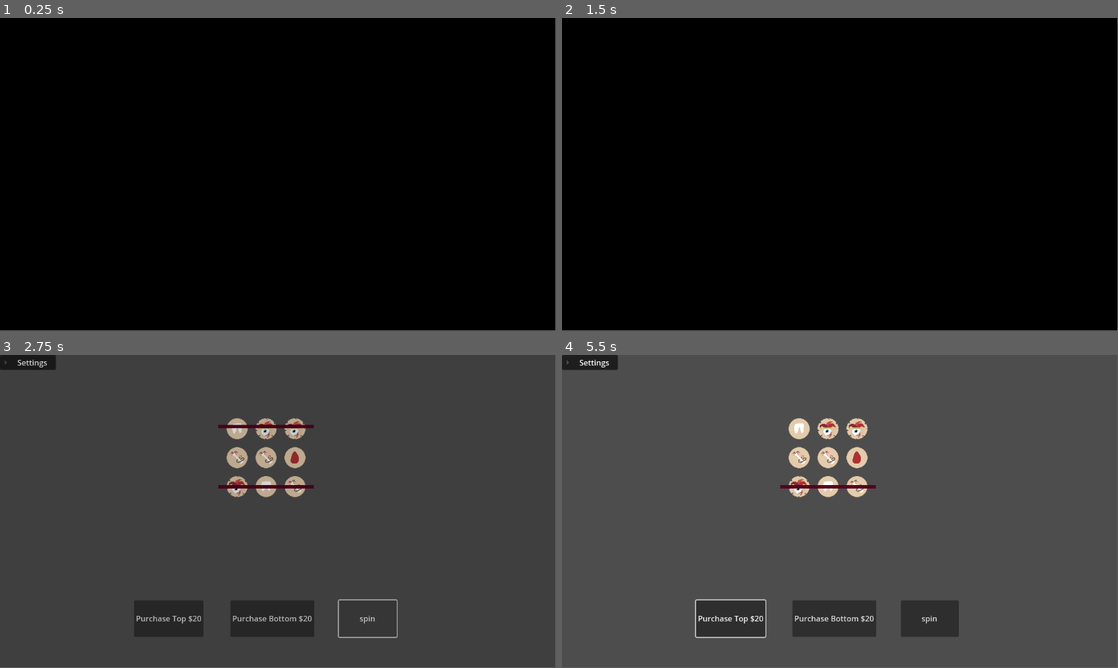
Above: before the commit, frames 1-4 (two rows, left to right).
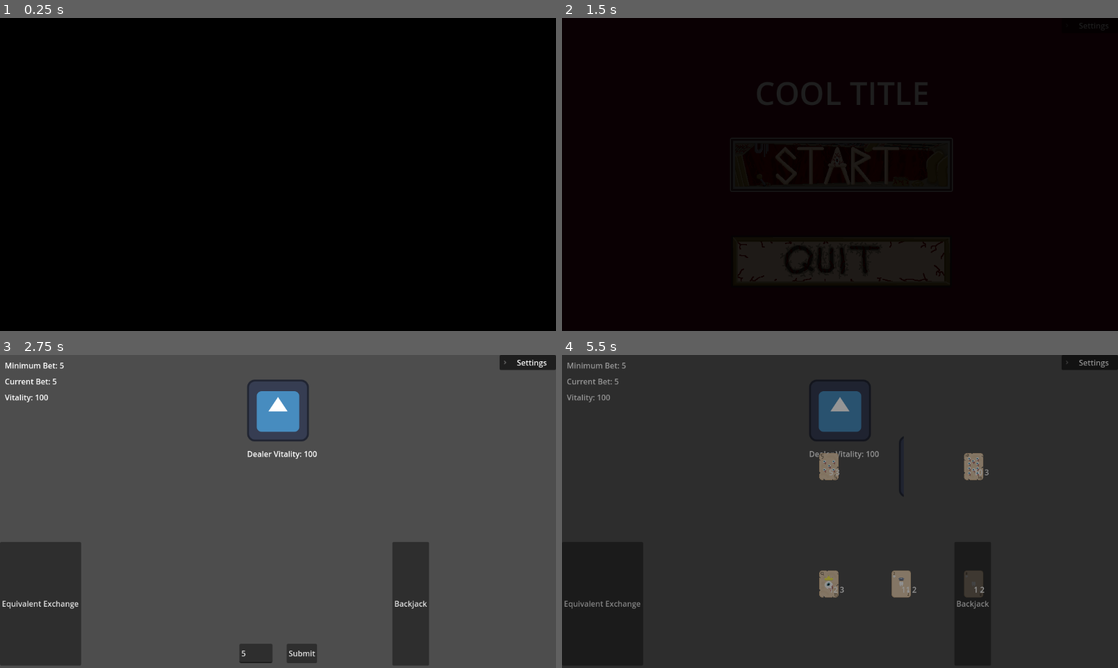
Above: after the commit, the same moments.

Repository: ZaneSoCool/GDaM-Mega-Collab-Fall-2025
Game: Godot game, scene res://Scenes/Menu.tscn
Same seed, same stepped clock (60 frames per second), same inputs: the game is played once before the commit and once after it. Before the commit the project starts from res://Scenes/SlotMachine.tscn. The engine's default icon, where the game draws it, is replaced by a stand-in: a white triangle on a blue panel in a dark square.
Inputs (mouse positions are in pixels of both pictures, inside the frame that each line leads up to):
- Up to frame 1 (0.25 s): no input
- Up to frame 2 (1.5 s): click (840, 165) at 0.52 s; click (840, 165) at 1.27 s
- Up to frame 3 (2.75 s): click (366, 617) at 2 s, where only the run before the commit has a clickable "spin"
- Up to frame 4 (5.5 s): click (862, 652) at 2.75 s, where only the run after the commit has a clickable "Submit"; click (784, 652) at 3.5 s, where only the run after the commit has a clickable "Hit"; click (728, 617) at 4.25 s, where only the run before the commit has a clickable "Purchase Top $20"; click (817, 652) at 5 s, where only the run after the commit has a clickable "Stand"
The window is 799x449 before the commit and 800x450 after it. Grey fills any space a smaller window leaves; there, only what the larger window draws over its background counts as a difference.

The runs differ from the first frame. In frame 1, only the window size differs. In frame 2, 4.9% of the frame differs, in the area x 31-99%, y 1-85%; in frame 3, 7.6%; in frame 4, 95%, in the area x 0-100%, y 0-100%.

Commit message:
display settings and fullscreen button

Diff:
--- a/Scenes/Global/settings.gd
+++ b/Scenes/Global/settings.gd
@@ -2,12 +2,18 @@
 
 @onready var foldable_container: FoldableContainer = $FoldableContainer
 @onready var confirmation_dialog: ConfirmationDialog = $FoldableContainer/VBoxContainer/Button/ConfirmationDialog
+@onready var fullscreen_button: CheckButton = $FoldableContainer/VBoxContainer/FullscreenButton
 
 #made by Zane Pederson
 
 func _ready() -> void:
 	foldable_container.folded = true
 	confirmation_dialog.visible = false
+
+	if DisplayServer.window_get_mode() == 4:
+		fullscreen_button.button_pressed = true
+	else:
+		fullscreen_button.button_pressed = false
 
 func _on_button_pressed() -> void:
 	confirmation_dialog.visible = true
@@ -18,3 +24,9 @@
 
 func _on_confirmation_dialog_confirmed() -> void:
 	SceneTransition.change_scene_to("res://Scenes/Menu.tscn")
+
+func _on_check_button_pressed() -> void:
+	if fullscreen_button.button_pressed == true:
+		DisplayServer.window_set_mode(DisplayServer.WINDOW_MODE_EXCLUSIVE_FULLSCREEN)
+	else:
+		DisplayServer.window_set_mode(DisplayServer.WINDOW_MODE_MAXIMIZED)
--- a/Scenes/Global/settings.tscn
+++ b/Scenes/Global/settings.tscn
@@ -13,9 +13,13 @@
 script = ExtResource("1_5hyo8")
 
 [node name="FoldableContainer" type="FoldableContainer" parent="."]
-layout_mode = 0
-offset_right = 116.0
-offset_bottom = 75.0
+layout_mode = 1
+anchors_preset = 1
+anchor_left = 1.0
+anchor_right = 1.0
+offset_left = -117.0
+offset_bottom = 188.0
+grow_horizontal = 0
 title = "Settings"
 title_alignment = 1
 
@@ -23,6 +27,10 @@
 layout_mode = 2
 theme_override_constants/separation = 10
 alignment = 1
+
+[node name="FullscreenButton" type="CheckButton" parent="FoldableContainer/VBoxContainer"]
+layout_mode = 2
+text = "Fullscreen"
 
 [node name="Music Label" type="Label" parent="FoldableContainer/VBoxContainer"]
 layout_mode = 2
@@ -56,6 +64,7 @@
 Are you sure?"
 cancel_button_text = "Nuh Uh"
 
+[connection signal="pressed" from="FoldableContainer/VBoxContainer/FullscreenButton" to="." method="_on_check_button_pressed"]
 [connection signal="pressed" from="FoldableContainer/VBoxContainer/Button" to="." method="_on_button_pressed"]
 [connection signal="canceled" from="FoldableContainer/VBoxContainer/Button/ConfirmationDialog" to="." method="_on_confirmation_dialog_canceled"]
 [connection signal="confirmed" from="FoldableContainer/VBoxContainer/Button/ConfirmationDialog" to="." method="_on_confirmation_dialog_confirmed"]
--- a/Scenes/Menu.tscn
+++ b/Scenes/Menu.tscn
@@ -16,6 +16,7 @@
 anchor_bottom = 1.0
 grow_horizontal = 2
 grow_vertical = 2
+mouse_filter = 2
 script = ExtResource("1_uubjt")
 
 [node name="BG" type="TextureRect" parent="."]
@@ -23,6 +24,7 @@
 layout_mode = 0
 offset_right = 1153.0
 offset_bottom = 647.0
+mouse_filter = 2
 texture = ExtResource("3_ylpcl")
 
 [node name="Title" type="Label" parent="."]
--- a/Scripts/menuscript.gd
+++ b/Scripts/menuscript.gd
@@ -4,8 +4,7 @@
 
 func _on_button_pressed() -> void:
 	#Make sure to add starting scene from here
-	get_tree().change_scene_to_file("res://(INSERT_START_SCENE_HERE).tscn")
-
+	SceneTransition.change_scene_to("res://Scenes/levels/1_1.tscn")
 
 func _on_button_2_pressed() -> void:
 	get_tree().quit()
--- a/project.godot
+++ b/project.godot
@@ -11,7 +11,7 @@
 [application]
 
 config/name="GDaM Mega-Collab 10/04/25"
-run/main_scene="uid://jt6rn6cxyc2n"
+run/main_scene="uid://bgk3n3w28bp4d"
 config/features=PackedStringArray("4.5", "Forward Plus")
 config/icon="res://icon.svg"
 
@@ -21,3 +21,7 @@
 SceneTransition="*res://Scenes/Global/scene_transition.tscn"
 SoundController="*res://Scenes/Global/SoundController.tscn"
 Settings="*res://Scenes/Global/settings.tscn"
+
+[display]
+
+window/stretch/mode="viewport"
